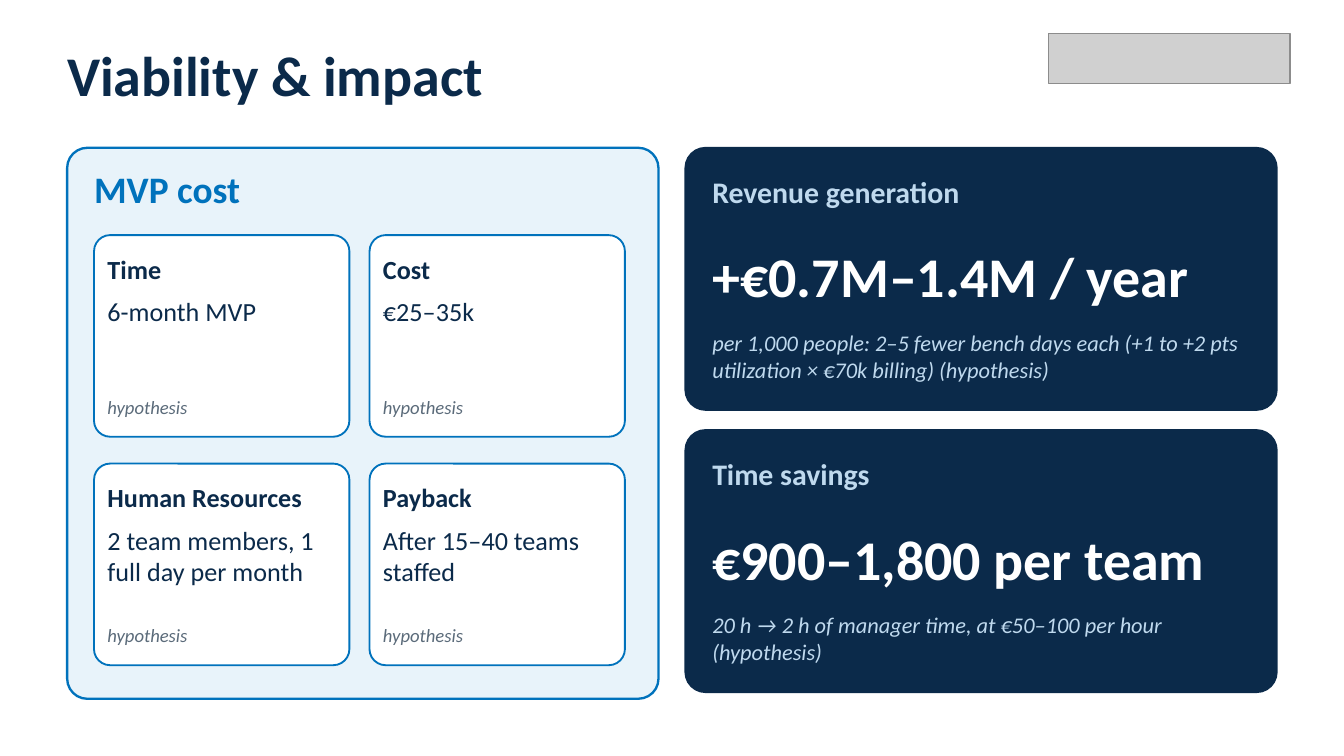
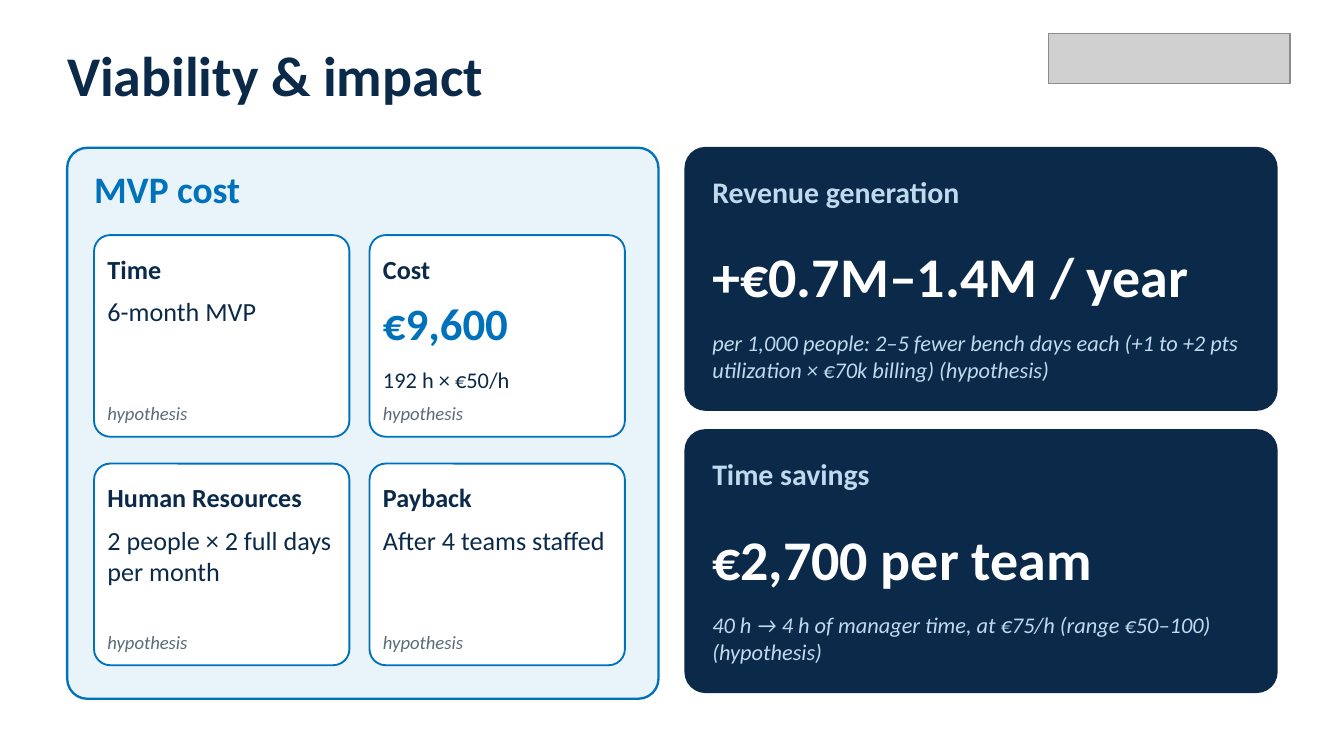
Before and after one commit to igagmol/hackaton-saturday, a slide deck: slide 4 of pitch/NTTDATA_pitch_deck.pptx. Drawn at 1344x756 pixels with LibreOffice and Linux fonts; fonts in the diff are those of the drawing; grey boxes stand for pictures. Boxes give left, top, right and bottom in pixels: in the first picture for what was removed or moved away, otherwise in the second. Text is boxed around its words. In the diff, an @@ line names an element or a change of style, - is before the commit and + after.

```diff
--- a/pitch/NTTDATA_pitch_deck.pptx
+++ b/pitch/NTTDATA_pitch_deck.pptx
@@ text removed at bbox=[383, 303, 474, 321] @@
-€25–35k
@@ text added at bbox=[383, 309, 508, 346], 24 pt, text #0072BC, bold @@
+€9,600
@@ text added at bbox=[383, 372, 509, 389], 12 pt, text #0B2A4A @@
+192 h × €50/h
@@ text at bbox=[107, 532, 332, 586]: text changed @@
-2 team members, 1 full day per month
+2 people × 2 full days per month
@@ text at bbox=[383, 532, 604, 550]: text changed @@
-After 15–40 teams staffed
+After 4 teams staffed
@@ text at bbox=[712, 543, 1092, 589]: text changed @@
-€900–1,800 per team
+€2,700 per team
@@ 4 texts: place and size @@
-4 texts at bbox=[107, 401, 463, 645]
+4 texts at bbox=[107, 407, 463, 652]
@@ text at bbox=[712, 617, 1211, 664]: text changed @@
-20 h → 2 h of manager time, at €50–100 per hour (hypothesis)
+40 h → 4 h of manager time, at €75/h (range €50–100) (hypothesis)
```
Also in this commit, not shown: 3 other files.
